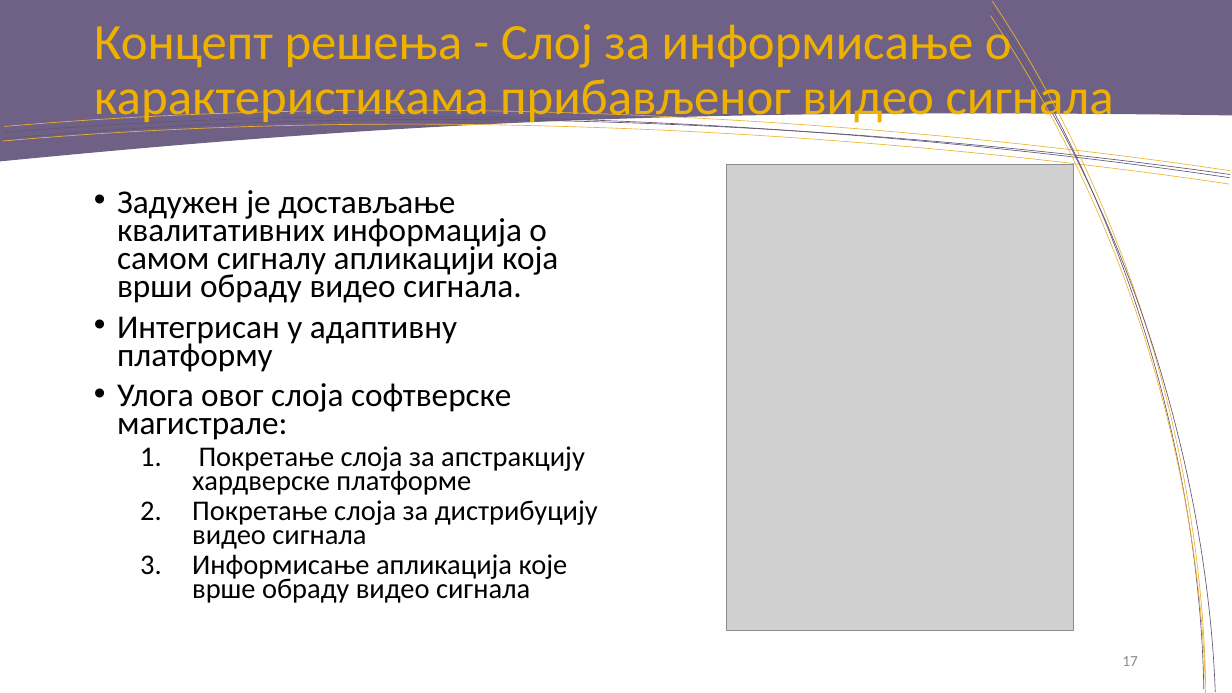
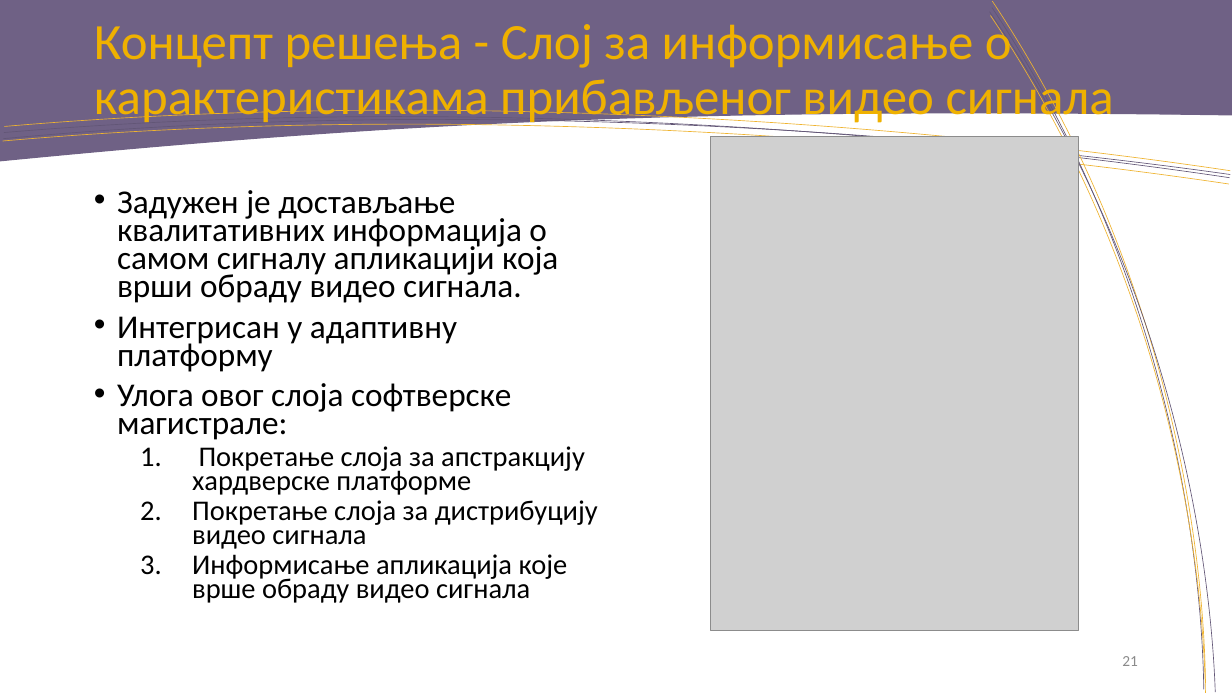
Before and after one commit to rondor1/msc, a slide deck: slide 21 of msc-e28-2018-pres.pptx (slide 17 before the commit). Drawn at 1232x693 pixels with LibreOffice and Linux fonts; fonts in the diff are those of the drawing; grey boxes stand for pictures; background and template pictures are left out. Boxes give left, top, right and bottom in pixels: in the first picture for what was removed or moved away, otherwise in the second. Text is boxed around its words. In the diff, an @@ line names an element or a change of style, - is before the commit and + after.

```diff
--- a/msc-e28-2018-pres.pptx
+++ b/msc-e28-2018-pres.pptx
@@ picture: place and size @@
-picture at [727,165,1074,630]
+picture at [711,137,1079,631]
@@ page number at [1122,656,1138,666]: text changed @@
-17
+21
```
Also in this commit, not shown: 11 other slides changed, 6 slides added, 3 other files.
